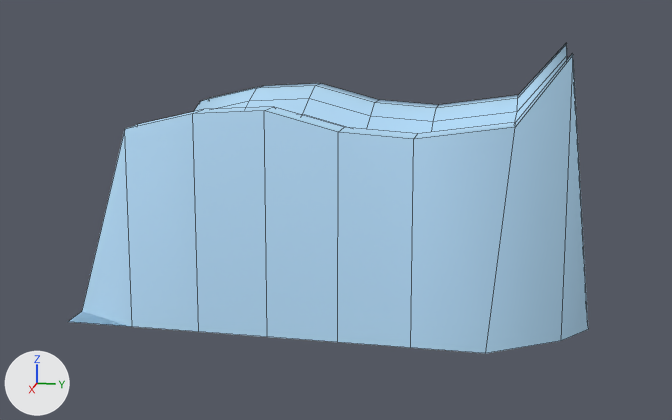
The OBJ model senior_project_vr/senior-project-vr/3d model/Equipment/Sliverman.obj: old version first, new version second.
Both versions are drawn from a camera (50 mm lens) standing at (4.0, 1.05, 1.35) and looking at (0.04, 0.26, 0.36). Lighting does not change. The marker at lower left points along +X, +Y and +Z. The first picture is the older version. Mesh edges are drawn as thin lines. Where no turn or scale is listed for an object, it has been applied to the vertices.

Script lines for the objects in view, before the commit:
```python
mat_nervous_cerebrum_multicolorsg2 = principled_material('Nervous_Cerebrum_MulticolorSG2')
mat_nervous_cerebrum_multicolorsg2.base_color = (0.45, 0.71, 0.93)  # blue #b3dbf7
mat_nervous_cerebrum_multicolorsg2.roughness = 0.776
me_sliverman = bpy.data.meshes.new('Sliverman')
me_sliverman.from_pydata(...)  # 99 vertices, 81 faces; spans x -0.65..0.65, y -0.75..1.36, z -0.02..1.08
me_sliverman.materials.append(mat_nervous_cerebrum_multicolorsg2)  # blue #b3dbf7
ob_sliverman = bpy.data.objects.new('Sliverman', me_sliverman)
ob_sliverman.location = (0.0, 0.0, 0.0)
```
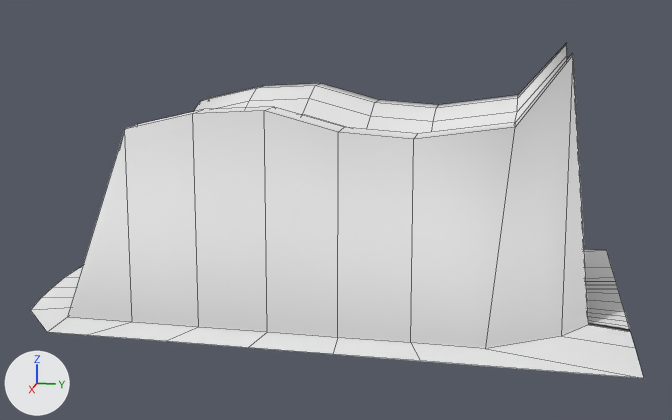
Location of each change, [x1, y1, x2, y2] in pixels of the pictures (672 x 420 px):
'Sliverman', recoloured, reshaped (blue to white, 18% wider, 8% taller)
    before: [68, 44, 588, 353]
    after: [31, 44, 644, 378]
part 1 of me_sliverman, built on
    before: [68, 55, 588, 353]
    after: [31, 55, 644, 378]

The change in detail:
Material 'Nervous_Cerebrum_MulticolorSG2' (mat_nervous_cerebrum_multicolorsg2) changes colour from blue #b3dbf7 to white #e7e7e7; in linear values from (0.45, 0.71, 0.93) to (0.8, 0.8, 0.8).
me_sliverman is used by ob_sliverman; location (0.0, 0.0, 0.0).
me_sliverman had 99 vertices, 81 faces and spanned x -0.65..0.65, y -0.75..1.36, z -0.02..1.08.
me_sliverman now has 135 vertices, 119 faces and spans x -0.81..0.81, y -1.01..1.51, z 0.0..1.08.
Part 1, on me_sliverman:
2 vertices are removed from x -0.65..0.65, y -0.75, z -0.02.
3 faces are deleted.
34 vertices in x -0.65..0.65, y -0.75..1.36, z -0.02 move by (0.0, 0.0, 0.02).
38 vertices are added at x -0.81..0.81, y -1.01..1.51, z 0.0.
41 new faces join them.
